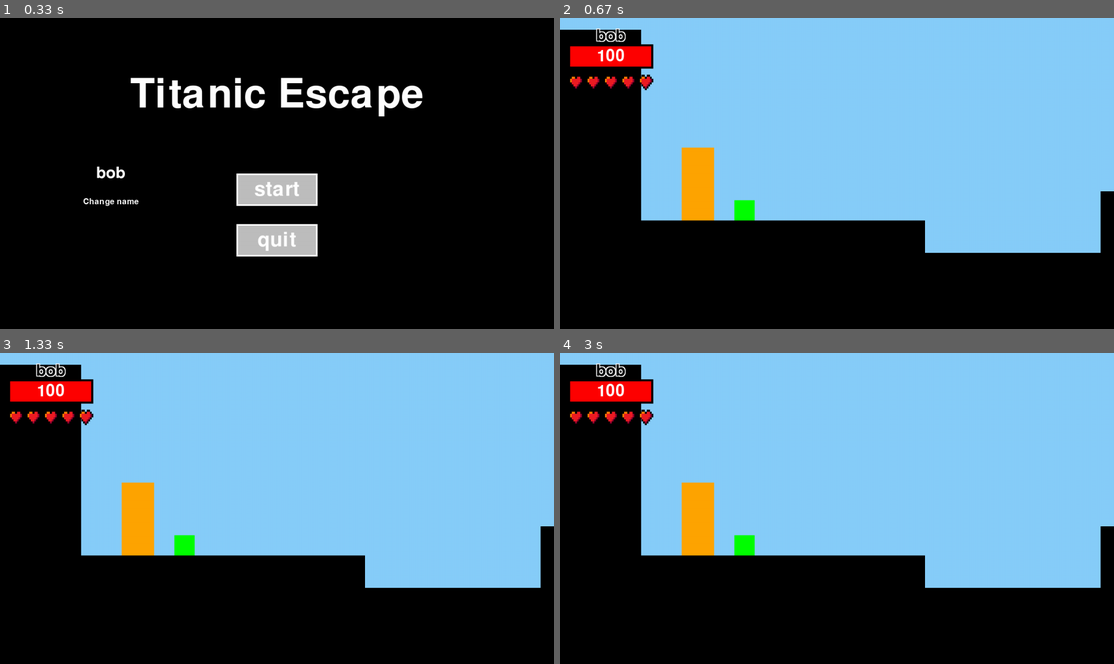
Above: before the commit, frames 1-4 (two rows, left to right).
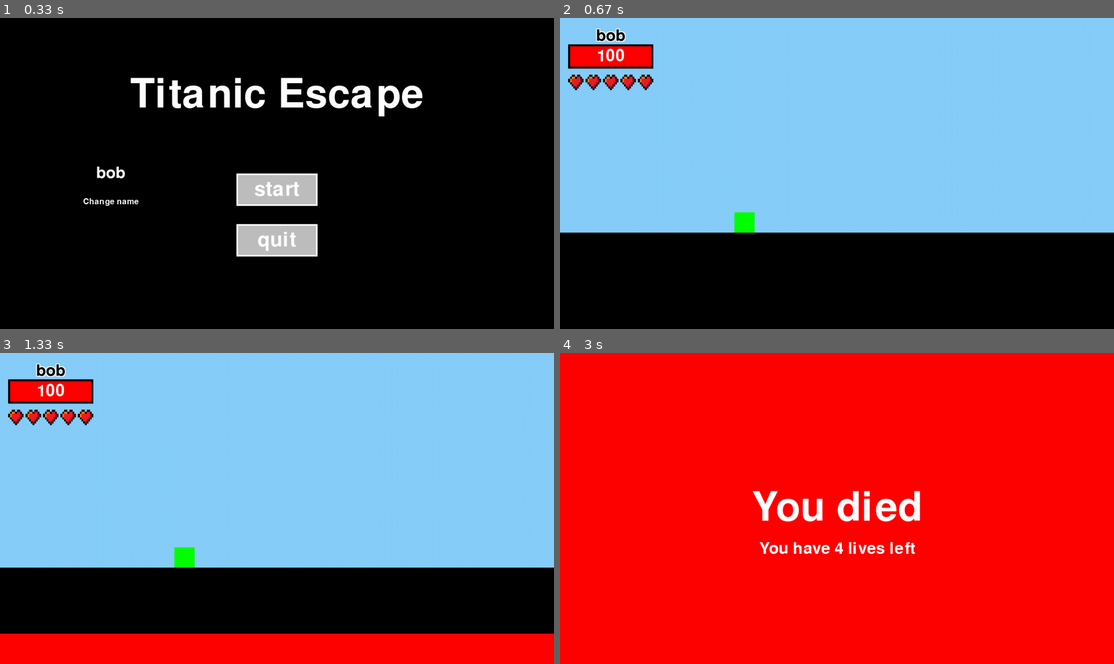
Above: after the commit, the same moments.

Repository: cast-hen/titanic_escape
Game: pygame game, started from main.py
Two runs of this game, one before a commit and one after it. Both use one fixed random seed, a clock stepped at 60 frames per second and the inputs below.
Inputs (mouse positions are in pixels of both pictures, inside the frame that each line leads up to):
- Up to frame 1 (0.33 s): no input
- Up to frame 2 (0.67 s): click (837, 173) at 0.38 s
- Up to frame 3 (1.33 s): tap Enter at 0.67 s
- Up to frame 4 (3 s): hold W 1.5-1.97 s; move the mouse to (920, 399) at 1.53 s

Frame 1 is identical in both runs. In frame 2, 14% of the frame differs, in the area x 0-100%, y 3-76%; in frame 3, 24%; in frame 4, 99%, in the area x 0-100%, y 0-100%.

Commit message:
level 2 af op bug fixes na. begonnen met level 3(rising water gemaakt )

Diff:
--- a/common.py
+++ b/common.py
@@ -51,7 +51,7 @@
         self.Player_posx = Player_posx
         self.Player_posy = Player_posy
 
-game_manager = Game_Manager(1, -90, 450)
+game_manager = Game_Manager(19, -90, 450)
 
 def menu(name):
     """
--- a/parkour_functies.py
+++ b/parkour_functies.py
@@ -132,6 +132,7 @@
 enemyAlexander_1 = character("Alexander", 1, (255, 255, 0), 10, 10,["punch"], [], 0, True)
 enemyWillem_Henk_1 = character("Willem-Henk", 1, (255, 255, 0), 10, 10,["punch"], [], 0, True)
 enemyBoze_Janje_1 = character("Boze Jantje", 1, (255, 255, 0), 10, 10,["punch"], [], 0, True)
+enemyKwaardaardige_BOB_1 = character("Kwaadaardige BOB", 1, (255, 255, 0), 10, 10,["punch"], [], 0, True)
 
 #All objects
 playerObject = Objects(game_manager.Player_posx, game_manager.Player_posy, 50, 50, 'green', 2, 0, 0, [1], "Player")
@@ -234,7 +235,7 @@
 cube14_8 = Objects(888, 0, 120, 120, 'red', 1, 0, 0, [14], MoveObject((888, -100), (888, 2500), 0.7, 10, False, 0))
 cube14_9 = Objects(555, 500, 120, 120, 'red', 1, 0, 0, [14], MoveObject((555, -100), (555, 2500), 0.7, 10, False, 0))
 
-cube15_1 = Objects(-500, 650, 2000, 500, 'black', 1, 0, 0, [15], "Collider")
+cube15_16_1 = Objects(-500, 650, 2000, 500, 'black', 1, 0, 0, [15,16], "Collider")
 cube15_2 = Objects(-500, 190, 2000, 250, 'black', 1, 0, 0, [15], "Collider")
 cube15_3 = Objects(-500, 0, 300, 350, 'black', 1, 0, 0, [15], "Collider")
 cube15_4 = Objects(1100, 0, 300, 350, 'black', 1, 0, 0, [15], "Collider")
@@ -244,6 +245,29 @@
 cube15_5 = Objects(400, -500, 50, 50, 'red', 1, 0, 0, [15], MoveObject((400, -100), (400, 190), 4, 10, False, 500))
 cube15_6 = Objects(400, -500, 50, 50, 'red', 1, 0, 0, [15], MoveObject((400, -100), (400, 190), 4.5, 10, False, 500))
 cube15_7 = Objects(400, -500, 50, 50, 'red', 1, 0, 0, [15], MoveObject((400, -100), (400, 190), 5.5, 10, False, 500))
+
+cube16_1 = Objects(-500, 0, 300, 400, 'black', 1, 0, 0, [16], "Collider")
+cube16_2 = Objects(1200, 100, 270, 570, 'black', 1, 0, 0, [16], "Collider")
+cube16_3 = Objects(1100, 100, 270, 385, 'black', 1, 0, 0, [16], "Collider")
+cube16_4 = Objects(640, 410, 175, 40, 'black', 1, 0, 0, [16], "Collider")
+cube16_5 = Objects(210, 330, 175, 40, 'black', 1, 0, 0, [16], "Collider")
+cube16_6 = Objects(-210, 280, 180, 120, 'black', 1, 0, 0, [16], "Collider")
+cube16_7 = Objects(-215, 0, 130, 160, 'black', 1, 0, 0, [16], "Collider")
+cube16_8 = Objects(615, 90, 175, 40, 'black', 1, 0, 0, [16], "Collider")
+
+cube16_9 = Objects(0, -400, 300, 300, 'red', 1, 0, 0, [16], MoveObject((0, -400), (0, 2500), 0.5, 10, False, 0))
+cube16_10 = Objects(350, -400, 300, 300, 'red', 1, 0, 0, [16], MoveObject((350, -400), (350, 2500), 0.5, 10, False, 0))
+cube16_11 = Objects(700, -400, 300, 300, 'red', 1, 0, 0, [16], MoveObject((700, -400), (700, 2500), 0.5, 10, False, 0))
+
+cube17_1 = Objects(-500, 100, 270, 770, 'black', 1, 0, 0, [17], "Collider")
+cube17_2 = Objects(-500, 330, 1000, 500, 'black', 1, 0, 0, [17], "Collider")
+cube17_3 = Objects(465, 530, 1000, 500, 'black', 1, 0, 0, [17], "Collider")
+cube17_4 = Objects(300, 0, 1200, 75, 'black', 1, 0, 0, [17], "Collider")
+cube17_Enemy1 = Objects(950, 164, 160, 370, 'orange', 1, 0, 0, [17], enemyKwaardaardige_BOB_1)
+
+cube19_1 = Objects(-500, 530, 1500, 300, 'black', 1, 0, 0, [19], "Collider")
+
+cube_RisingWater = Objects(-500, 800, 2000, 1000, 'red', 1, 0, 0, [19], MoveObject((800, 1000), (800, 0), 0.1, 10, False, 0))
 
 # voeg hier nieuwe platformen to zodat ze collision krijgen.
 platforms = [cube1_1, cube1_2, cube1_3, cube1_Enemy_test, cube1_Enemy1, cube1_5,
@@ -259,11 +283,14 @@
              cube12_13_1, cube12_13_2, cube12_13_3, cube12_13_4, cube12_13_5, cube12_13_6, cube12_13_7, cube12_13_8, cube12_13_9,
              cube13_1, cube13_2, cube13_3, cube13_4,
              cube14_1, cube14_2, cube14_3, cube14_4, cube14_5, cube14_6, cube14_7, cube14_8, cube14_9,
-             cube15_1, cube15_2, cube15_3,cube15_4, cube15_5, cube15_6, cube15_7, cube15_Enemy1, cube15_Enemy2]
+             cube15_16_1, cube15_2, cube15_3,cube15_4, cube15_5, cube15_6, cube15_7, cube15_Enemy1, cube15_Enemy2,
+             cube16_1, cube16_2, cube16_3, cube16_4, cube16_5, cube16_6, cube16_7, cube16_8, cube16_9, cube16_10, cube16_11,
+             cube17_1, cube17_2, cube17_3, cube17_4, cube17_Enemy1,
+             cube19_1, cube_RisingWater]
 
 # Other contstants
 clock = pygame.time.Clock()
-fps = 60
+fps = 120
 jump_height = -25
 speed = 11
 
@@ -307,6 +334,7 @@
             if Afstand(PlayerPos1, PlayerPos2) < 50 or Afstand(PlayerPos1, PlayerPos2) > 500 :
                 PlayerPos1 = PlayerPos2
             else:
+
                 (playerObject.xpos, playerObject.ypos) = PlayerPos1
 
 
@@ -385,8 +413,21 @@
         elif scene == 15:
             RespawnPos = (-340, 400)
             playerObject.draw(screen, CameraPosx)
-
         elif scene == 16:
+            RespawnPos = (-440, 600)
+            playerObject.draw(screen, CameraPosx)
+        elif scene == 17:
+            RespawnPos = (-440, 600)
+            playerObject.draw(screen, CameraPosx)
+        elif scene == 18:
+            LevelGehaald()
+            scene += 1
+            player.lives = 5
+        elif scene == 19:
+            RespawnPos = (-440, 600)
+            playerObject.draw(screen, CameraPosx)
+
+        elif scene == 20:
             eind(player.name)
             return "Menu"
 
@@ -404,6 +445,8 @@
                 playerObject.ypos = RespawnPos[1]
                 CollisionGlitch = False
                 InvisibilityFrames += 50
+
+                cube_RisingWater.ypos = 800
                 if state is not None:
                     return state
 
@@ -423,13 +466,13 @@
             CameraPosx = R_border - 500
 
         # linker scene transition
-        if L_border - 500 > playerObject.xpos and not scene  in [1, 10]:
+        if L_border - 500 > playerObject.xpos and not scene  in [1, 10, 19]:
             playerObject.xpos = R_border + 700
             CameraPosx = R_border - 500
             playerObject.ypos -= 30
             scene -= 1
             CollisionGlitch = False
-            InvisibilityFrames += 25
+            InvisibilityFrames = 25
         #rechter scene transition
         elif playerObject.xpos > R_border + 800:
             playerObject.xpos = L_border - 450
@@ -437,7 +480,7 @@
             CameraPosx = L_border - 500
             scene += 1
             CollisionGlitch = False
-            InvisibilityFrames += 25
+            InvisibilityFrames = 25
 
         # event handler
         for event in pygame.event.get():
